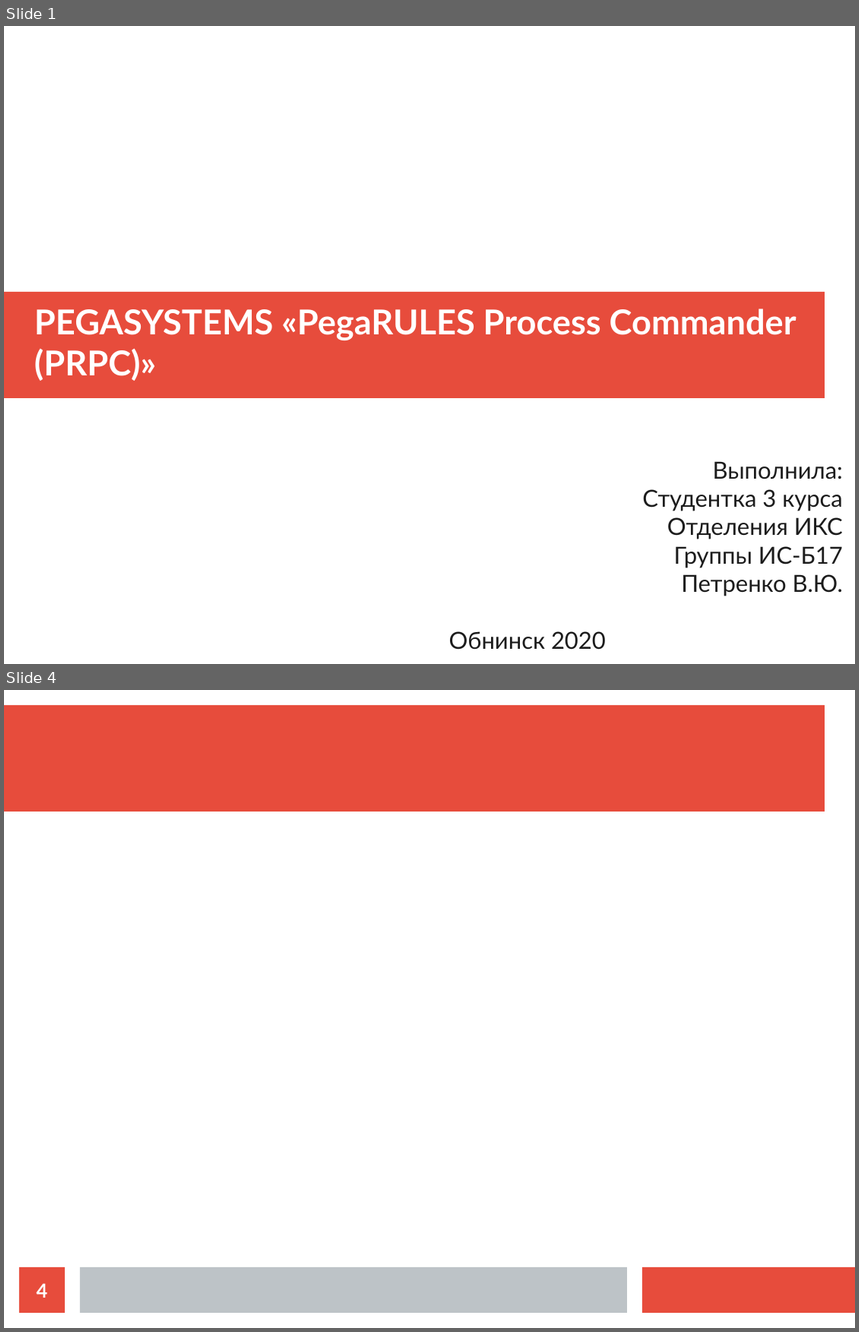
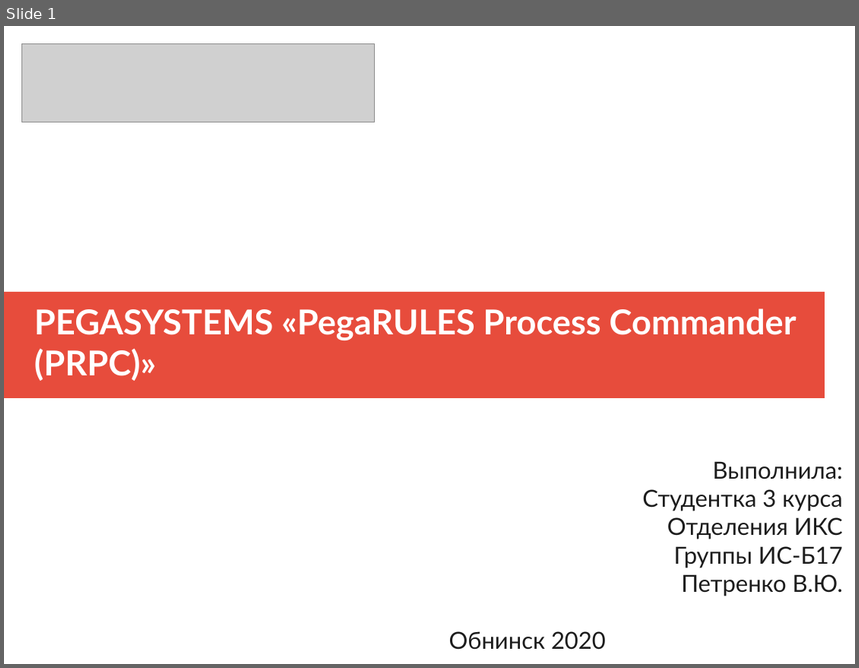
Before and after one commit to ikherty/ERP, a slide deck: pegaReport.odp. Shown one above the other, each under a label of ours: slides 1 and 4 before the commit, slide 1 after it; the slides between them are not shown. The pictures are 859x1332 and 859x668 pixels, drawn with LibreOffice and Linux fonts; fonts in the diff are those of the drawing; grey boxes stand for pictures. Boxes give left, top, right and bottom in pixels: in the first picture for what was removed or moved away, otherwise in the second. Text is boxed around its words. In the diff, an @@ line names an element or a change of style, - is before the commit and + after.

```diff
--- a/pegaReport.odp
+++ b/pegaReport.odp
@@ slide 4 removed at [4, 690, 855, 1328], background #FFFFFF @@
@@ rectangle removed at [4, 705, 825, 812] @@
@@ page number removed at [19, 1268, 65, 1313] @@
-4
@@ rectangle removed at [80, 1268, 627, 1313] @@
@@ rectangle removed at [643, 1268, 855, 1313] @@
@@ slide 1 changed as well @@
@@ picture added at [22, 44, 376, 123] @@
```
Also in this commit, not shown: 8 slides added, 2 other slides removed.
